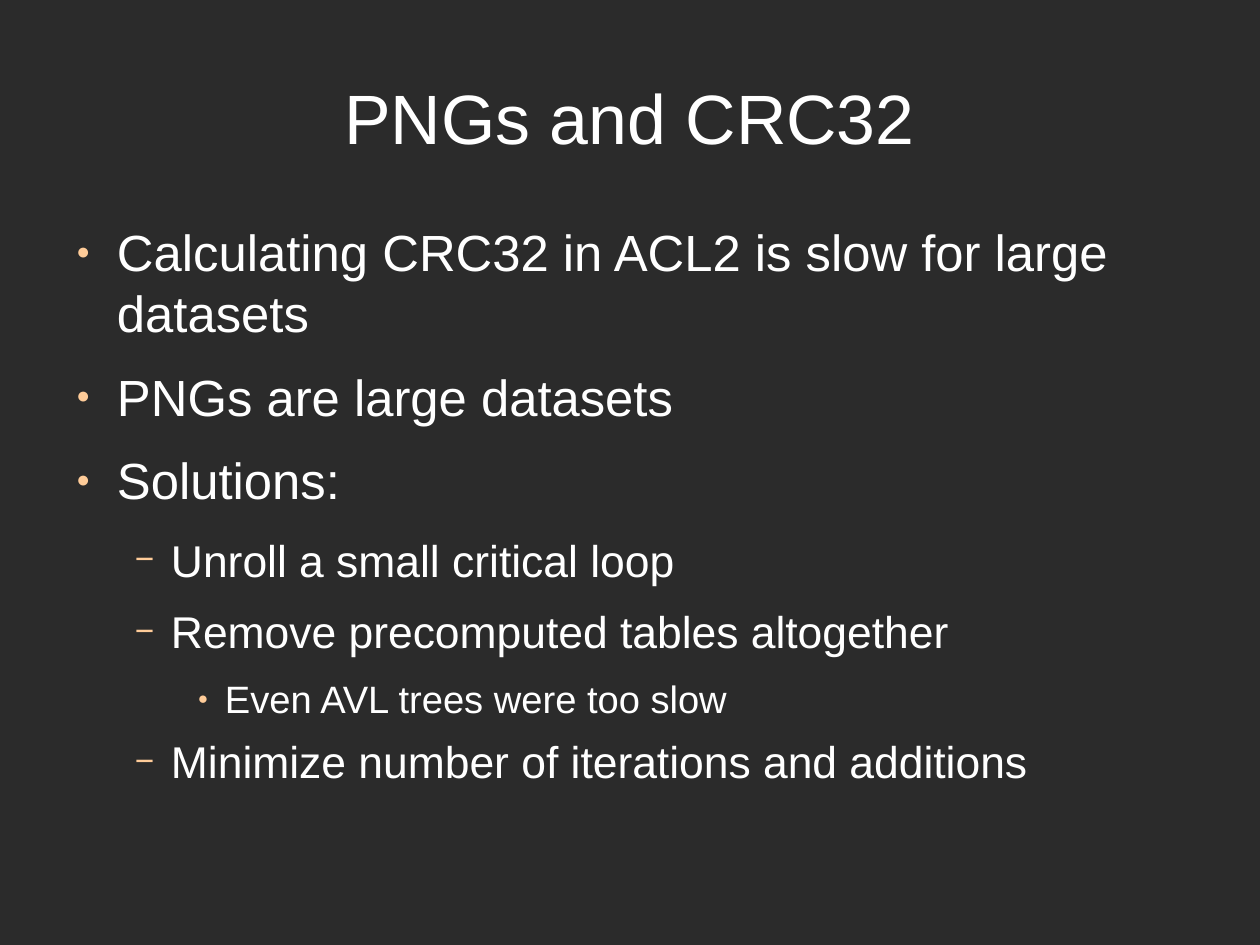
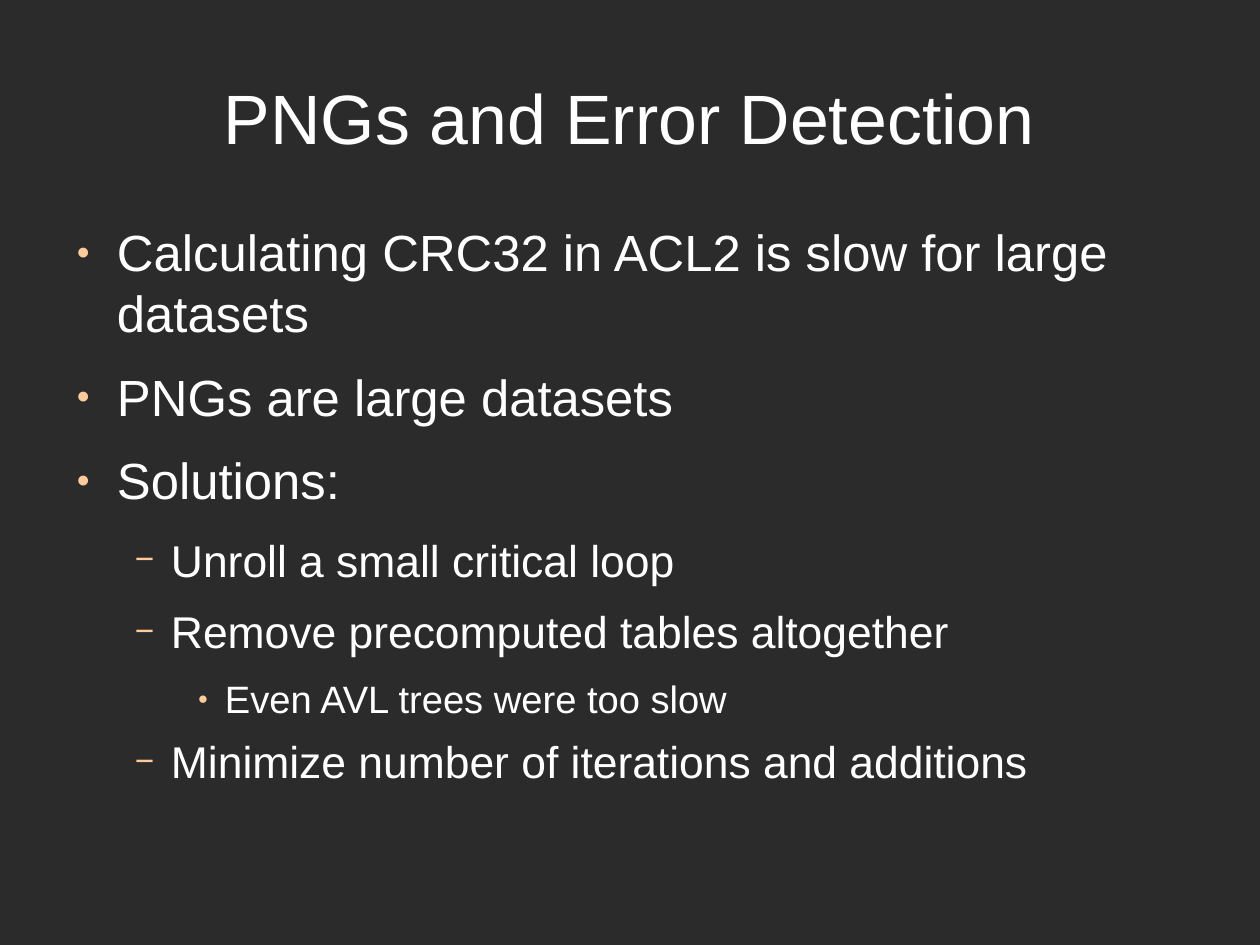
Before and after one commit to directrix1/se2, a slide deck: slide 17 of wip/SE2Presentation.odp. Drawn at 1260x945 pixels with LibreOffice and Linux fonts; fonts in the diff are those of the drawing; background and template pictures are left out; a plain dark background stands for a picture behind light text. Boxes give left, top, right and bottom in pixels: in the first picture for what was removed or moved away, otherwise in the second. Text is boxed around its words. In the diff, an @@ line names an element or a change of style, - is before the commit and + after.

```diff
--- a/wip/SE2Presentation.odp
+++ b/wip/SE2Presentation.odp
@@ title at (x1=224, y1=93, x2=1035, y2=145): text changed @@
-PNGs and CRC32
+PNGs and Error Detection
```
Also in this commit, not shown: 3 other slides changed, 1 slide removed.
